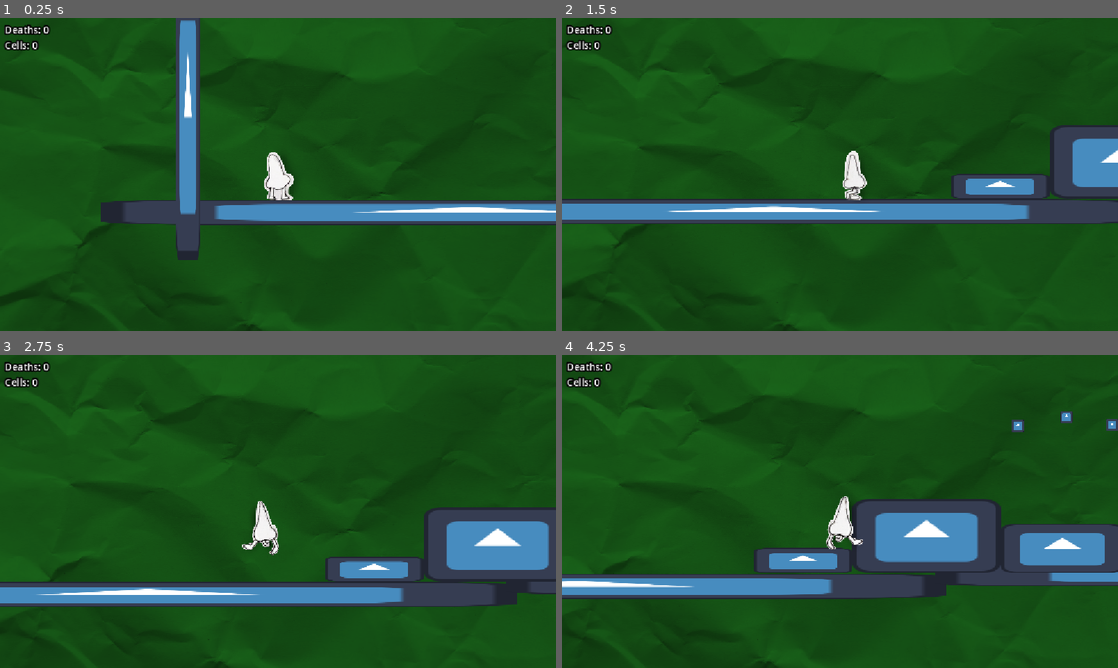
Above: before the commit, frames 1-4 (two rows, left to right).
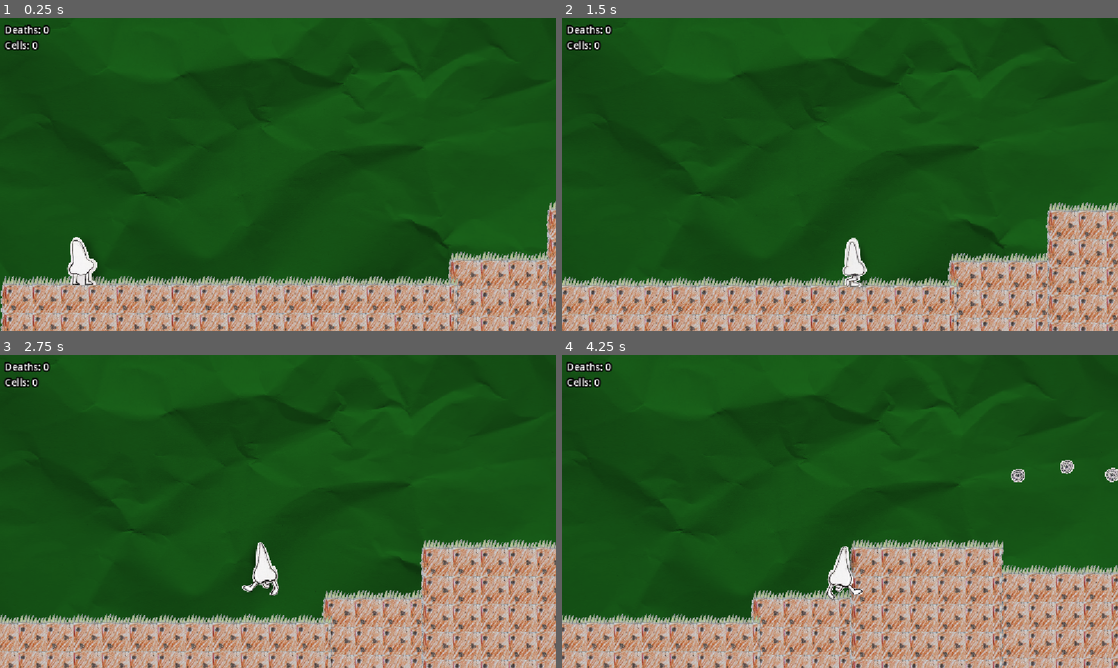
Above: after the commit, the same moments.

Repository: lmg-abe/runny-nose
Game: Godot game, scene res://area_1.tscn
The game is run twice, just before and just after one commit, with the same random seed, the same clock (stepped at 60 frames per second) and the same inputs. The engine's default icon, where the game draws it, is replaced by a stand-in: a white triangle on a blue panel in a dark square.
Inputs:
- Up to frame 1 (0.25 s): no input
- Up to frame 2 (1.5 s): hold D (move_right) from 0.53 s (still down); tap 3 (dash) at 0.6 s; tap Space (jump) at 0.77 s; tap 2 (pick_up) at 1.35 s
- Up to frame 3 (2.75 s): tap Space (jump) at 1.52 s; release D (move_right) at 2.03 s; hold A (move_left) from 2.03 s (still down); tap 1 (sneeze) at 2.1 s
- Up to frame 4 (4.25 s): release A (move_left) at 2.78 s; hold D (move_right) from 2.78 s (still down); tap 3 (dash) at 2.85 s; tap Space (jump) at 3.02, 3.77 s; tap 2 (pick_up) at 3.6 s

The runs differ from the first frame. In frame 1, 30% of the frame differs, in the area x 0-100%, y 0-100%; in frame 2, 34%; in frame 3, 34%; in frame 4, 41%, in the area x 0-100%, y 3-100%.

Commit message:
added polish
made foxguys rotate when they walk, also fixed up their sprite; added the cell sprite, and made them bob up and down; made the camera not go too far to the left or down; and added grass over all placeholder icon platforms. Still need to finish the level itself though...

Diff:
--- a/area_1.tscn
+++ b/area_1.tscn
@@ -23,13 +23,12 @@
 script = ExtResource("1_1rxqu")
 
 [node name="Paper" type="Sprite2D" parent="Camera2D" unique_id=692617652]
-modulate = Color(0.12479999, 0.48, 0.12479999, 1)
+modulate = Color(0.1254902, 0.47843137, 0.1254902, 1)
 texture_repeat = 3
-rotation = 1.5707964
 scale = Vector2(2, 2)
 texture = ExtResource("2_dfmo5")
 region_enabled = true
-region_rect = Rect2(0, 853, 1280, 17070)
+region_rect = Rect2(853, 0, 34140, 1280)
 script = ExtResource("3_7qacl")
 
 [node name="DeathPlane" type="Area2D" parent="." unique_id=883156438]
@@ -83,6 +82,7 @@
 script = ExtResource("5_dfmo5")
 
 [node name="StaticBody2D" parent="." unique_id=838538383 instance=ExtResource("6_keoi2")]
+visible = false
 position = Vector2(1270, 260)
 scale = Vector2(29.905, 1)
 
@@ -149,8 +149,49 @@
 axis_stretch_horizontal = 1
 axis_stretch_vertical = 1
 
+[node name="NinePatchRect9" type="NinePatchRect" parent="." unique_id=519679433]
+offset_left = 7610.0
+offset_top = -763.0
+offset_right = 8184.0
+offset_bottom = 1560.0
+texture = ExtResource("11_gjxye")
+region_rect = Rect2(188, 208, 208, 240)
+patch_margin_left = 32
+patch_margin_top = 48
+patch_margin_right = 32
+patch_margin_bottom = 48
+axis_stretch_horizontal = 1
+axis_stretch_vertical = 1
+
+[node name="NinePatchRect11" type="NinePatchRect" parent="." unique_id=1784385158]
+offset_left = 9280.0
+offset_top = -766.0
+offset_right = 9854.0
+offset_bottom = 1557.0
+texture = ExtResource("11_gjxye")
+region_rect = Rect2(188, 208, 208, 240)
+patch_margin_left = 32
+patch_margin_top = 48
+patch_margin_right = 32
+patch_margin_bottom = 48
+axis_stretch_horizontal = 1
+axis_stretch_vertical = 1
+
+[node name="NinePatchRect10" type="NinePatchRect" parent="." unique_id=1281158524]
+offset_left = 8134.0
+offset_top = -636.0
+offset_right = 9326.0
+offset_bottom = 1687.0
+texture = ExtResource("11_gjxye")
+region_rect = Rect2(188, 208, 208, 240)
+patch_margin_left = 32
+patch_margin_top = 48
+patch_margin_right = 32
+patch_margin_bottom = 48
+axis_stretch_horizontal = 1
+axis_stretch_vertical = 1
+
 [node name="NinePatchRect7" type="NinePatchRect" parent="." unique_id=1614676304]
-visible = false
 offset_left = 5513.0
 offset_top = -454.0
 offset_right = 5946.0
@@ -164,8 +205,21 @@
 axis_stretch_horizontal = 1
 axis_stretch_vertical = 1
 
+[node name="NinePatchRect8" type="NinePatchRect" parent="." unique_id=1391374675]
+offset_left = 6598.0
+offset_top = -558.0
+offset_right = 7031.0
+offset_bottom = -336.0
+texture = ExtResource("11_gjxye")
+region_rect = Rect2(188, 208, 208, 240)
+patch_margin_left = 32
+patch_margin_top = 48
+patch_margin_right = 32
+patch_margin_bottom = 48
+axis_stretch_horizontal = 1
+axis_stretch_vertical = 1
+
 [node name="NinePatchRect2" type="NinePatchRect" parent="." unique_id=1139790082]
-visible = false
 offset_left = 2167.0
 offset_top = 22.0
 offset_right = 2743.0
@@ -180,7 +234,6 @@
 axis_stretch_vertical = 1
 
 [node name="NinePatchRect4" type="NinePatchRect" parent="." unique_id=470678578]
-visible = false
 offset_left = 3435.0
 offset_top = -108.0
 offset_right = 4125.0
@@ -195,7 +248,6 @@
 axis_stretch_vertical = 1
 
 [node name="NinePatchRect3" type="NinePatchRect" parent="." unique_id=2058014100]
-visible = false
 offset_left = 2676.0
 offset_top = -240.0
 offset_right = 3492.0
@@ -210,7 +262,6 @@
 axis_stretch_vertical = 1
 
 [node name="NinePatchRect5" type="NinePatchRect" parent="." unique_id=470893135]
-visible = false
 offset_left = 4077.0
 offset_top = -237.0
 offset_right = 4893.0
@@ -225,7 +276,6 @@
 axis_stretch_vertical = 1
 
 [node name="NinePatchRect" type="NinePatchRect" parent="." unique_id=1791251047]
-visible = false
 offset_left = -151.0
 offset_top = 148.0
 offset_right = 2237.0
--- a/basic_enemy.gd
+++ b/basic_enemy.gd
@@ -3,12 +3,16 @@
 @export var speed : int = 5
 @export var gravity : int = 100
 @onready var ray_cast_2d: RayCast2D = $RayCast2D
-
+var facingDirection : int = 1
+var animTimer : int = 0
 
 func _physics_process(delta: float) -> void:
-	position.x+=speed
+	animTimer+=1
+	position.x+=speed*facingDirection
 	velocity.y+=gravity
 	if ray_cast_2d.is_colliding():
 		ray_cast_2d.target_position.x *= -1
-		speed *= -1
+		facingDirection *= -1
+	get_node("Icon").flip_h = (facingDirection==1)
+	get_node("Icon").rotation = sin((deg_to_rad(animTimer*6)))/4
 	move_and_slide()
--- a/basic_enemy.tscn
+++ b/basic_enemy.tscn
@@ -21,9 +21,9 @@
 target_position = Vector2(64, 0)
 collision_mask = 3
 
-[node name="Foxguy" type="Sprite2D" parent="." unique_id=1563297776]
-position = Vector2(10, 0)
-scale = Vector2(0.705, 0.705)
+[node name="Icon" type="Sprite2D" parent="." unique_id=1563297776]
+position = Vector2(4, -10)
+scale = Vector2(0.9, 0.9)
 texture = ExtResource("3_m2rku")
 flip_h = true
 
--- a/cameraFollow.gd
+++ b/cameraFollow.gd
@@ -13,5 +13,9 @@
 func _process(delta: float) -> void:
 	myPos = get_position()
 	playerPos = get_parent().get_node("Runny").position
+	if (playerPos.x<1300):
+		playerPos.x=1300
+	if (playerPos.y>128*-3):
+		playerPos.y=128*-3
 
 	set_position(myPos+(Vector2(playerPos.x-myPos.x,playerPos.y-myPos.y))/smoothing)
--- a/collectable.gd
+++ b/collectable.gd
@@ -1,9 +1,14 @@
 extends Area2D
 
 @export var amount : int = 1
+var animTimer : int = 0
 
 func _on_body_entered(body: Node2D) -> void:
 	if body.name == "Runny":
 		Global.collectables+=amount
 		Global.update_collectables.emit()
 		queue_free()
+
+func _process(delta: float) -> void:
+	animTimer+=1
+	get_node("Icon").position = Vector2(0,sin((deg_to_rad(animTimer*5)))*8)
--- a/collectable.tscn
+++ b/collectable.tscn
@@ -1,7 +1,7 @@
 [gd_scene format=3 uid="uid://bxreok8v3rk8d"]
 
 [ext_resource type="Script" uid="uid://c2mdom7rxiswd" path="res://collectable.gd" id="1_un20x"]
-[ext_resource type="Texture2D" uid="uid://b32c5euv7m8ns" path="res://icon.svg" id="2_4v1pg"]
+[ext_resource type="Texture2D" uid="uid://ct21imwg8fksd" path="res://cell.png" id="3_4v1pg"]
 
 [sub_resource type="CircleShape2D" id="CircleShape2D_frgu1"]
 radius = 32.0
@@ -9,9 +9,10 @@
 [node name="Collectable" type="Area2D" unique_id=268491179]
 script = ExtResource("1_un20x")
 
-[node name="Icon" type="Sprite2D" parent="." unique_id=925523759]
-scale = Vector2(0.5, 0.5)
-texture = ExtResource("2_4v1pg")
+[node name="Icon" type="Sprite2D" parent="." unique_id=859250430]
+position = Vector2(-2, -1)
+scale = Vector2(0.15, 0.15)
+texture = ExtResource("3_4v1pg")
 
 [node name="CollisionShape2D" type="CollisionShape2D" parent="." unique_id=2039181076]
 shape = SubResource("CircleShape2D_frgu1")
Not shown: 1 places in area_1.tscn that only renumber resources
Binary file added: cell.png
Not shown, added: cell.png.import
Binary file changed: foxguy.png
Binary file changed: paper.jpg
